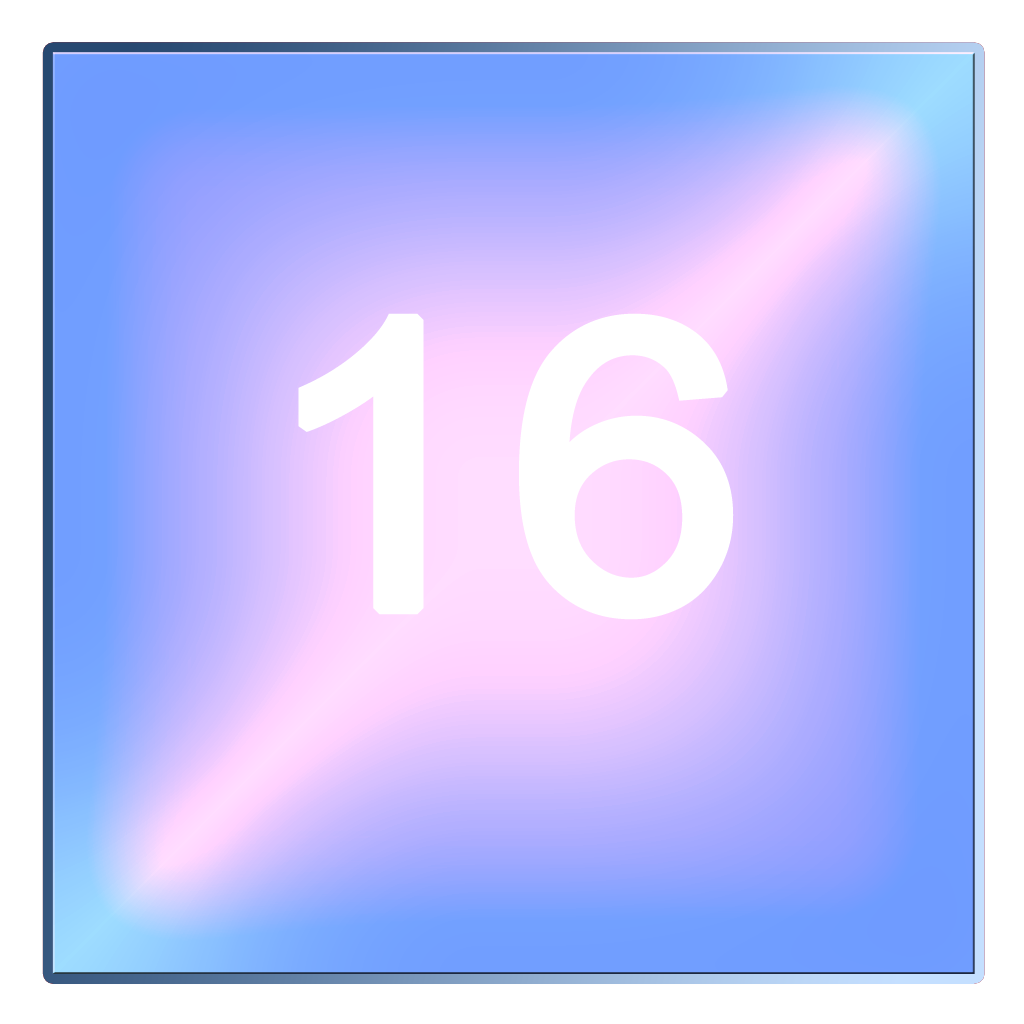
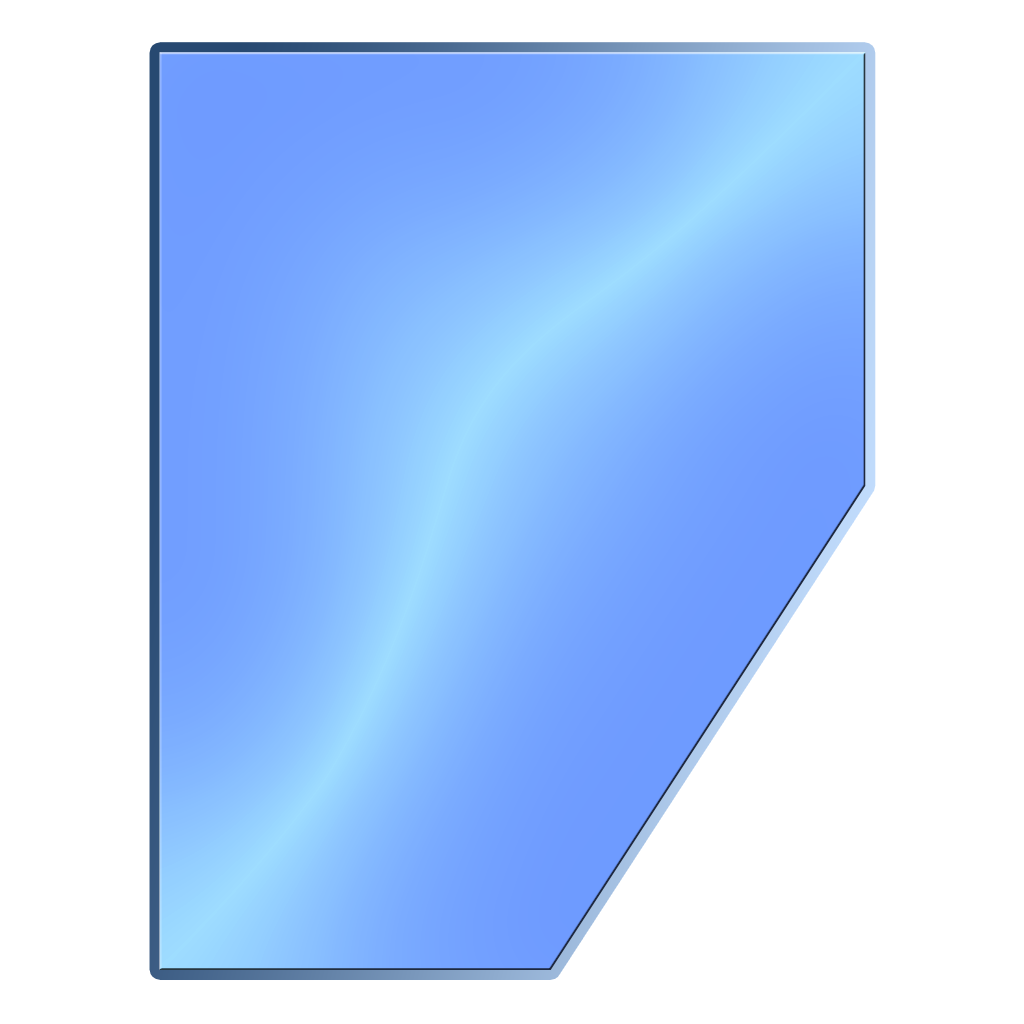
Comparing the layer stacks of the two 1024×1024 images. Changes:
removed layer "16" over [298, 313, 734, 620]
removed layer "Shape 2 copy" (was overlay) over [52, 52, 975, 974]
removed layer "Shape 2" (was luminosity) over [52, 52, 975, 974]
added layer "Shape 5 copy 4" (overlay) above "Shape 5 copy 3" over [159, 52, 866, 970]
added layer "Shape 5" above "Layer 0" over [159, 52, 866, 970]
hid "Layer 0" over [52, 52, 976, 976]
